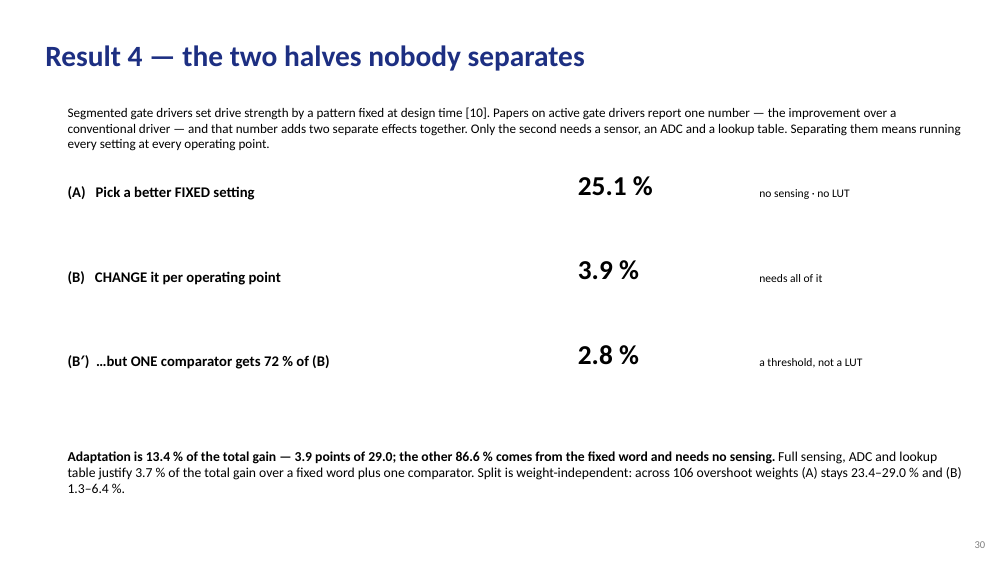
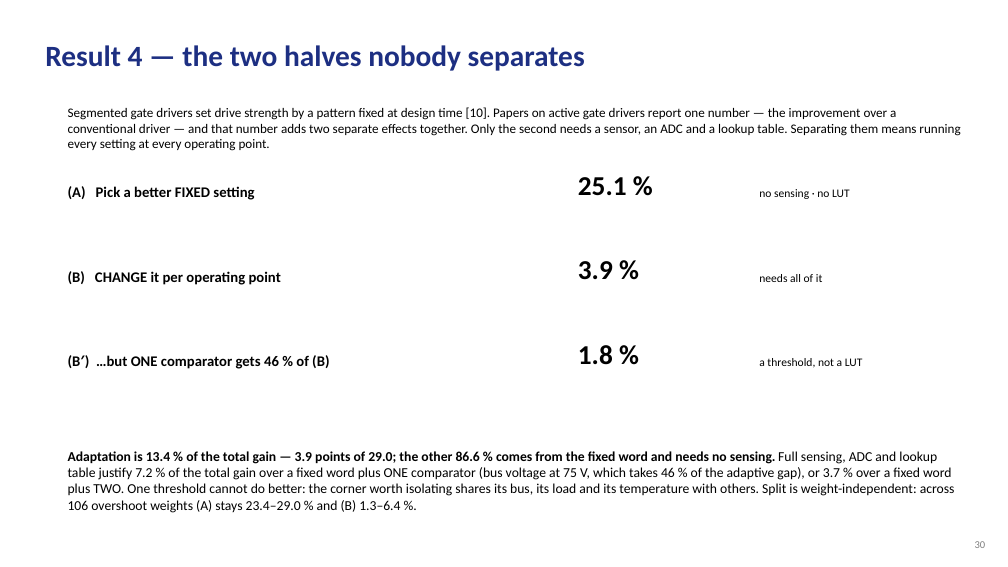
Before and after one commit to Amritha902/gan-driver, a slide deck: slide 30 of review/GaN_Review1_BACKUP.pptx. Drawn at 1008x567 pixels with LibreOffice and Linux fonts; fonts in the diff are those of the drawing. Boxes give left, top, right and bottom in pixels: in the first picture for what was removed or moved away, otherwise in the second. Text is boxed around its words. In the diff, an @@ line names an element or a change of style, - is before the commit and + after.

```diff
--- a/review/GaN_Review1_BACKUP.pptx
+++ b/review/GaN_Review1_BACKUP.pptx
@@ text at (x1=68, y1=355, x2=329, y2=369): text changed @@
-(B′) …but ONE comparator gets 72 % of (B)
+(B′) …but ONE comparator gets 46 % of (B)
@@ text at (x1=578, y1=345, x2=613, y2=365): text changed @@
-2.8 %
+1.8 %
@@ text at (x1=68, y1=451, x2=955, y2=513): text changed @@
-Adaptation is 13.4 % of the total gain — 3.9 points of 29.0; the other 86.6 % comes from the fixed word and needs no sensing. Full sensing, ADC and lookup table justify 3.7 % of the total gain over a fixed word plus one comparator. Split is weight-independent: across 106 overshoot weights (A) stays 23.4–29.0 % and (B) 1.3–6.4 %.
+Adaptation is 13.4 % of the total gain — 3.9 points of 29.0; the other 86.6 % comes from the fixed word and needs no sensing. Full sensing, ADC and lookup table justify 7.2 % of the total gain over a fixed word plus ONE comparator (bus voltage at 75 V, which takes 46 % of the adaptive gap), or 3.7 % over a fixed word plus TWO. One threshold cannot do better: the corner worth isolating shares its bus, its load and its temperature with others. Split is weight-independent: across 106 overshoot weights (A) stays 23.4–29.0 % and (B) 1.3–6.4 %.
```
Also in this commit, not shown: 1 other slide changed, 11 other files.
